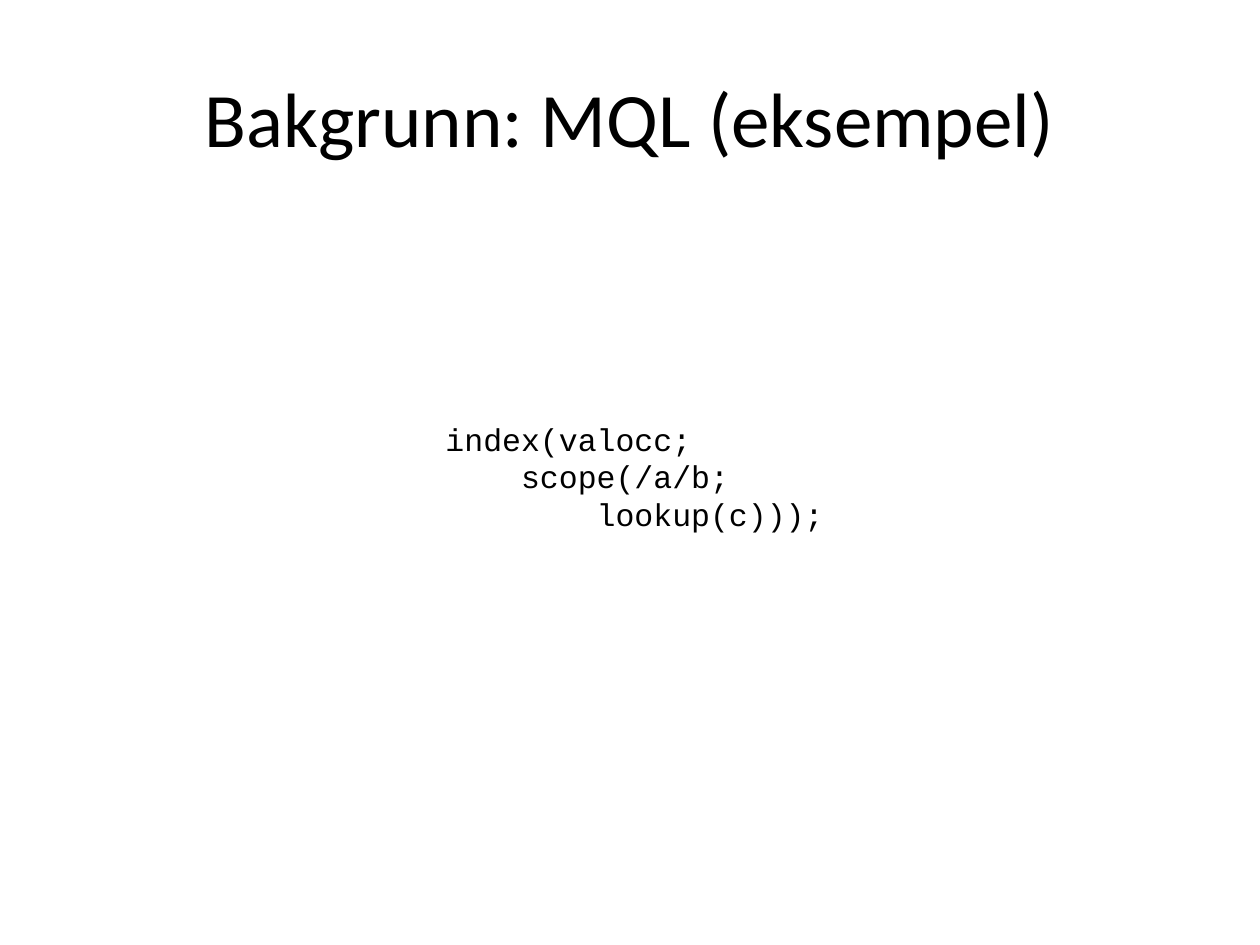
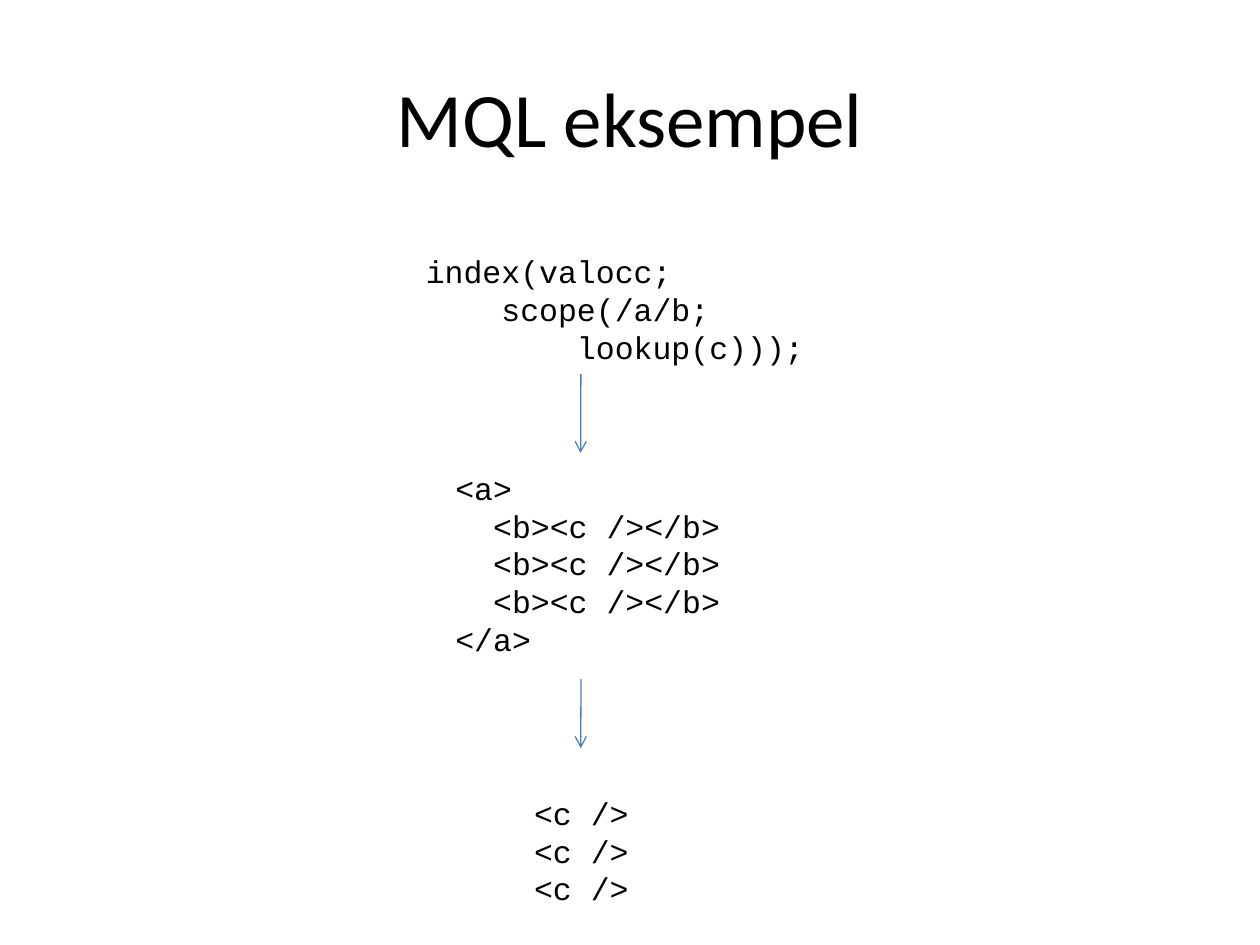
Before and after one commit to andrerav/xqft-parser, a slide deck: slide 9 of XQuery og relasjonell algebra.pptx (slide 5 before the commit). Drawn at 1260x945 pixels with LibreOffice and Linux fonts; fonts in the diff are those of the drawing. Boxes give left, top, right and bottom in pixels: in the first picture for what was removed or moved away, otherwise in the second. Text is boxed around its words. In the diff, an @@ line names an element or a change of style, - is before the commit and + after.

```diff
--- a/XQuery og relasjonell algebra.pptx
+++ b/XQuery og relasjonell algebra.pptx
@@ title at (x1=397, y1=93, x2=863, y2=160): text changed @@
-Bakgrunn: MQL (eksempel)
+MQL eksempel
@@ text "index(valocc;" moved from (x1=445, y1=428, x2=824, y2=533) to (x1=426, y1=261, x2=804, y2=366) @@
@@ arrow added from (581, 374) to (581, 452), #4B7EBC 0.75 pt @@
@@ text added at (x1=455, y1=482, x2=720, y2=652), 18 pt, text #000000 @@
+<a>
+<b><c /></b>
+<b><c /></b>
+<b><c /></b>
+</a>
@@ arrow added from (581, 679) to (581, 748), #4B7EBC 0.75 pt @@
@@ text added at (x1=534, y1=807, x2=572, y2=901), 18 pt, text #000000 @@
+<c />
+<c />
+<c />
```
Also in this commit, not shown: 5 other slides changed, 22 slides added.
